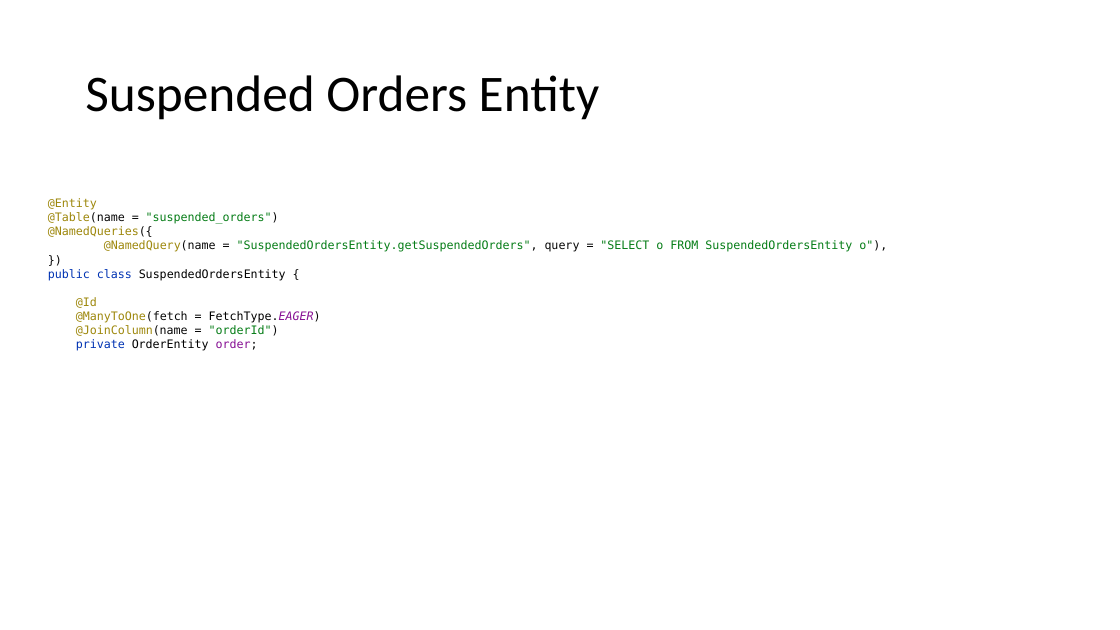
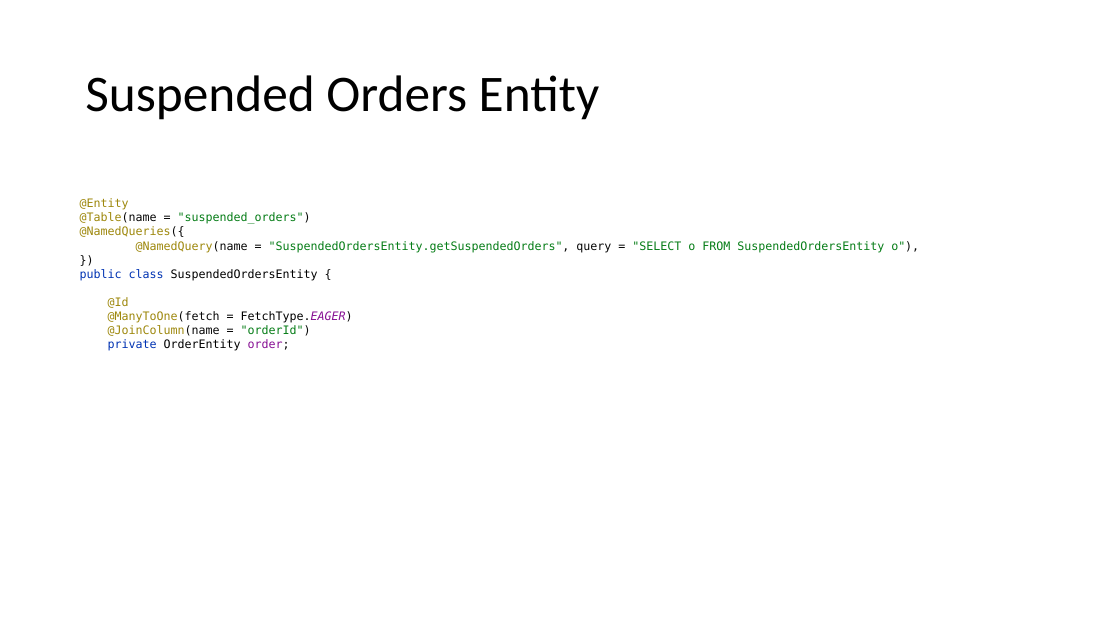
Before and after one commit to priscia99/databases-2-project, a slide deck: slide 48 of Deliverables/Report/Report.pptx. Drawn at 1120x630 pixels with LibreOffice and Linux fonts; fonts in the diff are those of the drawing. Boxes give left, top, right and bottom in pixels: in the first picture for what was removed or moved away, otherwise in the second. Text is boxed around its words. In the diff, an @@ line names an element or a change of style, - is before the commit and + after.

```diff
--- a/Deliverables/Report/Report.pptx
+++ b/Deliverables/Report/Report.pptx
@@ text "@Entity @Table(name = "suspended_orders") @NamedQueries({ ...": place and size @@
-text "@Entity @Table(name = "suspended_orders") @NamedQueries({ ..." at [48, 198, 887, 351]
+text "@Entity @Table(name = "suspended_orders") @NamedQueries({ ..." at [80, 198, 919, 351]
```
Also in this commit, not shown: 13 other slides changed, 7 other files.
